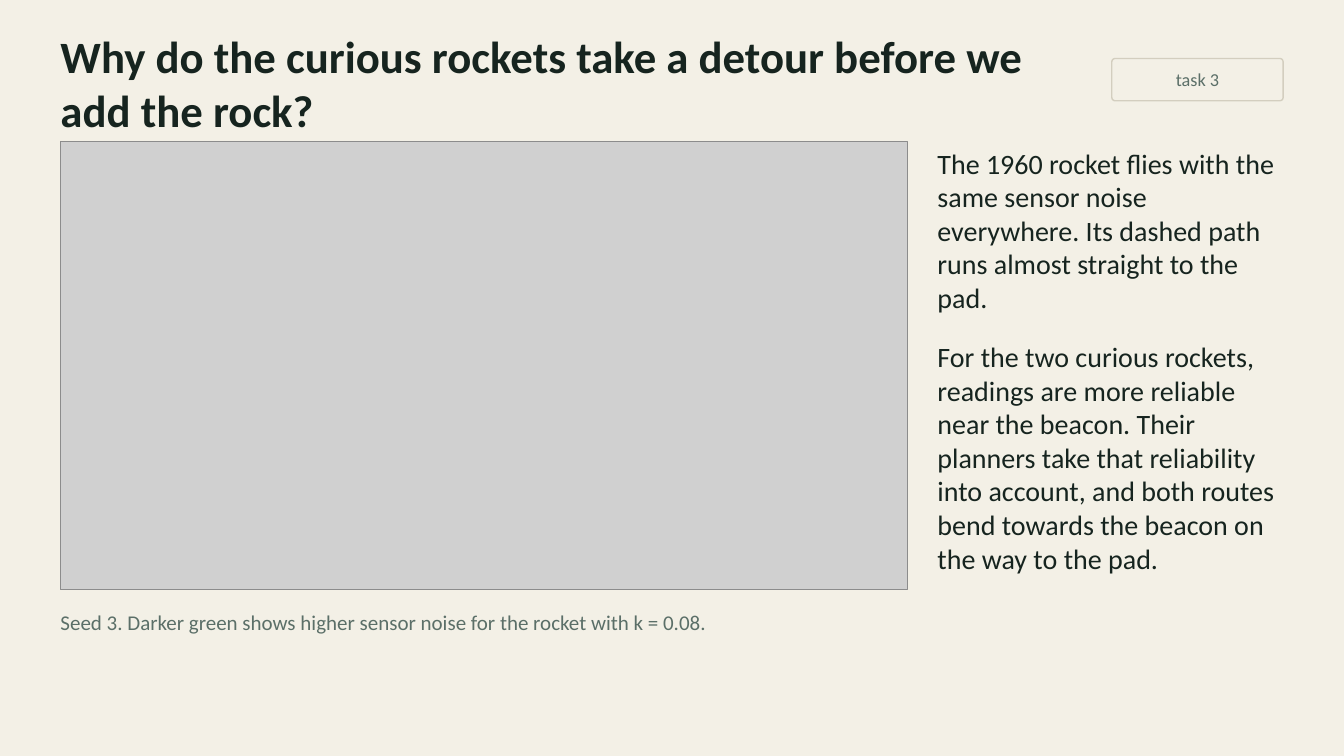
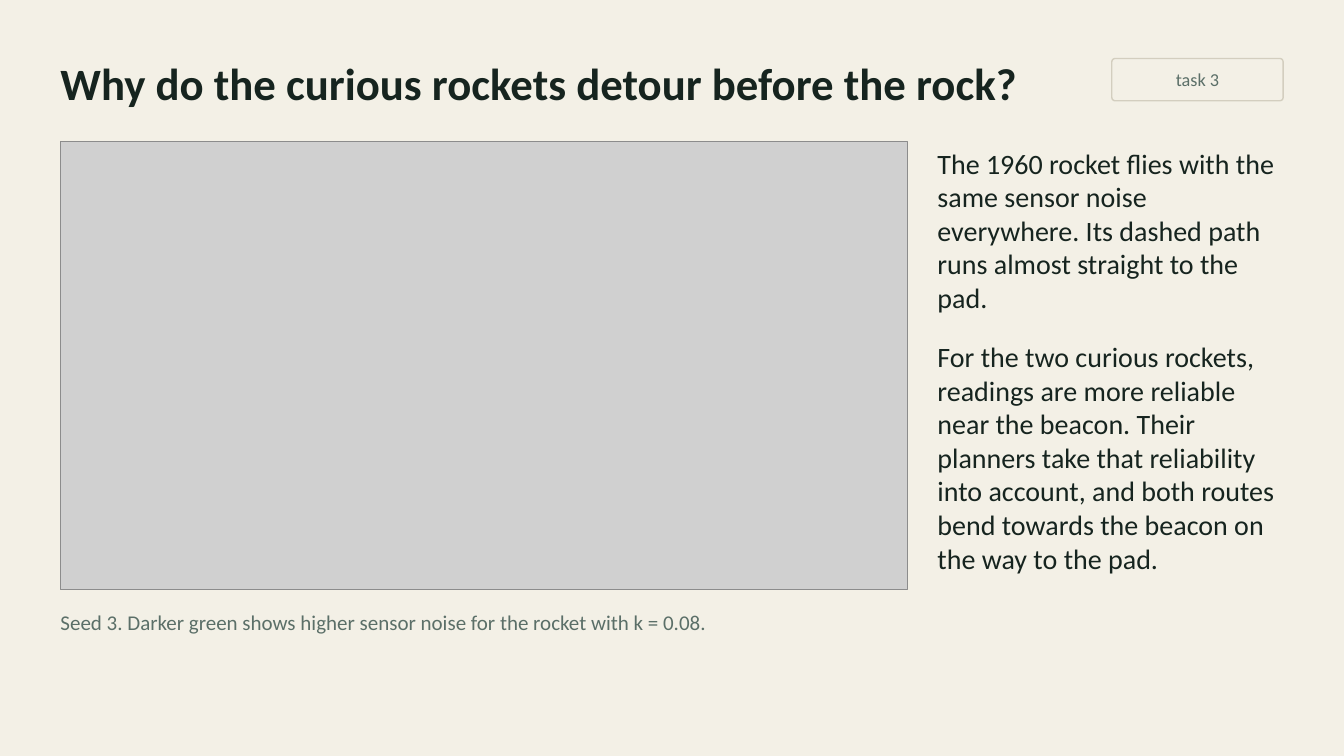
Before and after one commit to inferogenesis/cpomdp-workshop, a slide deck: slide 17 of deck/cpomdp_symposium_2026.pptx. Drawn at 1344x756 pixels with LibreOffice and Linux fonts; fonts in the diff are those of the drawing; grey boxes stand for pictures. Boxes give left, top, right and bottom in pixels: in the first picture for what was removed or moved away, otherwise in the second. Text is boxed around its words. In the diff, an @@ line names an element or a change of style, - is before the commit and + after.

Commit message:
feat: count down the minutes left above each task timer and fit the slide 17 title

```diff
--- a/deck/cpomdp_symposium_2026.pptx
+++ b/deck/cpomdp_symposium_2026.pptx
@@ text at (60, 68, 1016, 107): text changed @@
-Why do the curious rockets take a detour before we add the rock?
+Why do the curious rockets detour before the rock?
```
Also in this commit, not shown: 3 other slides changed, 4 other files.
